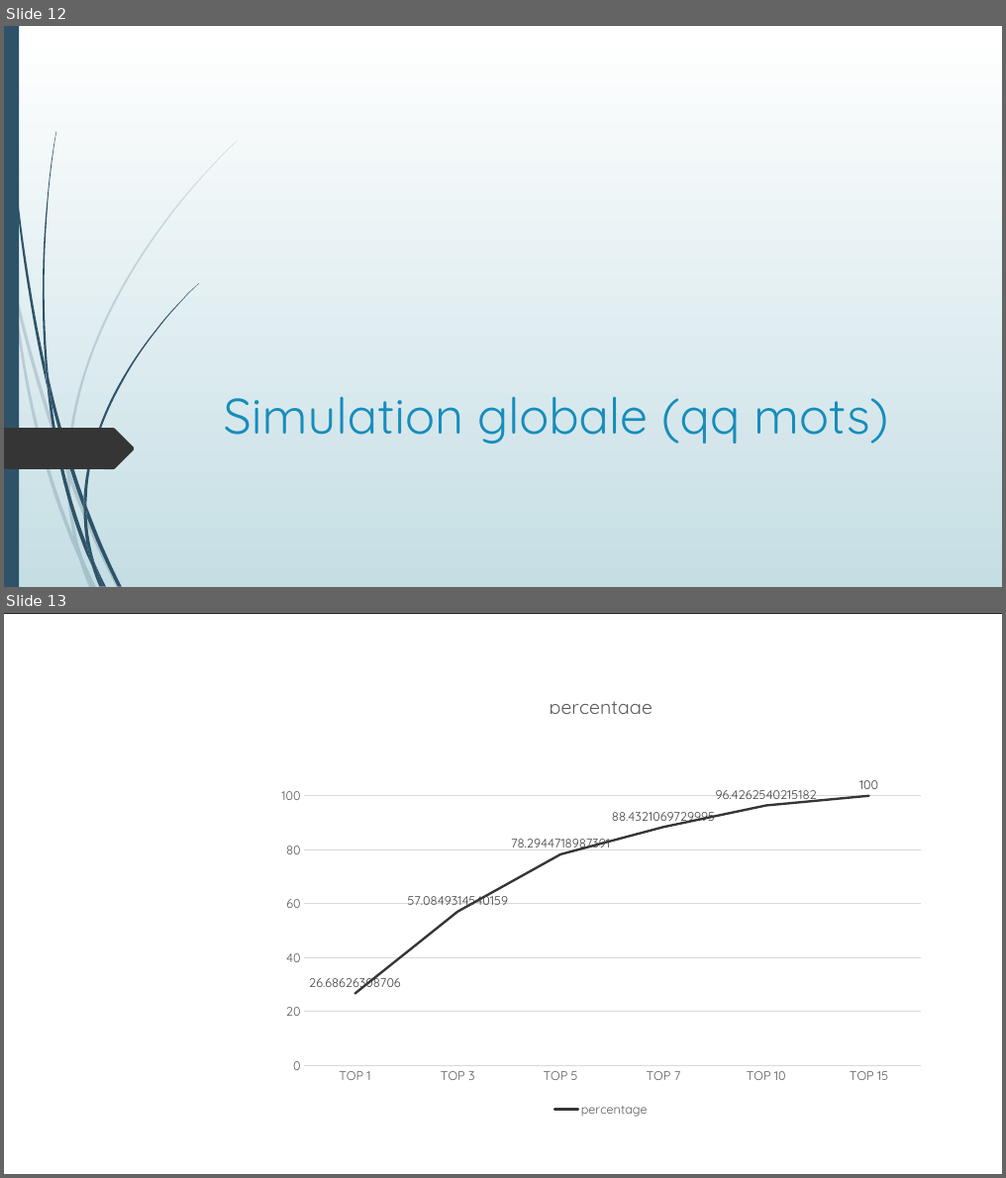
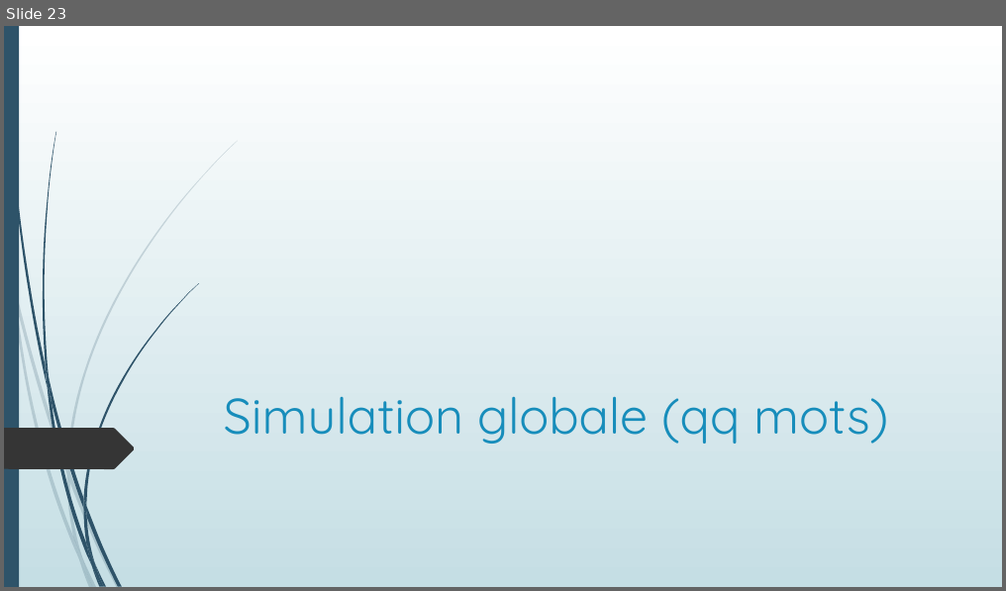
Before and after one commit to Poroing/CrowdDeplacementOptimisation, a slide deck: Présentation/Détermination d'un plan d'évacuation incendie.pptx. Shown one above the other, each under a label of ours: slides 12 and 13 before the commit, slide 23 after it. The pictures are 1006x1178 and 1006x591 pixels, drawn with LibreOffice and Linux fonts; fonts in the diff are those of the drawing. Boxes give left, top, right and bottom in pixels: in the first picture for what was removed or moved away, otherwise in the second. Text is boxed around its words. In the diff, an @@ line names an element or a change of style, - is before the commit and + after.

```diff
--- a/Présentation/Détermination d'un plan d'évacuation incendie.pptx
+++ b/Présentation/Détermination d'un plan d'évacuation incendie.pptx
@@ slide 13 removed at (x1=4, y1=613, x2=1002, y2=1174), background gradient #FFFFFF to #C5DEE5; not listed: 2 template elements that a slide beside it also shows @@
@@ rectangle removed at (x1=4, y1=613, x2=1002, y2=1174) @@
@@ line chart removed at (x1=268, y1=676, x2=934, y2=1121) @@
-title "percentage"
-categories: TOP 1, TOP 3, TOP 5, TOP 7, TOP 10, TOP 15
-percentage: 26.686263, 57.084931, 78.294472, 88.432107, 96.426254, 100
@@ rectangle removed at (x1=254, y1=715, x2=965, y2=747) @@
@@ what was slide 12 is now slide 23 @@
```
Also in this commit, not shown: 2 slides changed, 14 slides added, 2 other slides removed, 13 other files.
